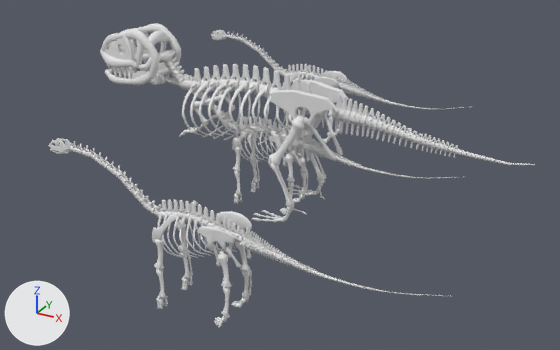
Two versions of the glTF model public/models/fossils-and-skeletons.glb, one commit apart.
Rendered twice from a camera (50 mm lens) standing at (5.78, -10.98, 6.06) and looking at (-0.05, -0.37, 0.76). Every picture has the same lights, and +X, +Y and +Z are marked at lower left. The older version comes first. Where no turn or scale is listed for an object, it has been applied to the vertices. Vertices at exactly the same position are counted once.

Names of what the first picture shows: 'apollonia-study', 'prince-study', 'sk-jaw', 'sk-leg-l', 'sk-neck', 'sk-pelvis', 'sk-ribs', 'sk-skull', 'sk-tail-base', 'sk-tail-tip', 'sk-trunk', 'twinky-study' and 3 more.
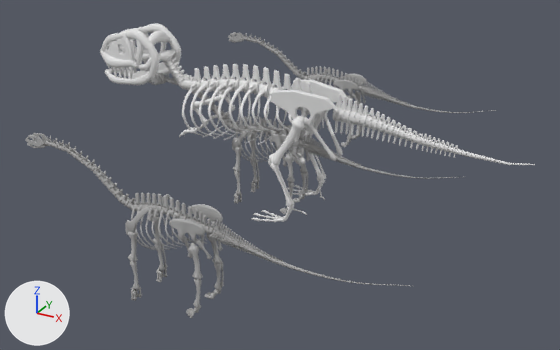
Where the change shows, as pixel boxes (x1, y1, x2, y2) in the pictures (560 x 350 px):
'twinky-study', recoloured, moved: before (48, 138, 452, 328); after (26, 133, 410, 318)
'apollonia-study', recoloured: (149, 73, 450, 214) in both
'prince-study', recoloured, moved: before (211, 30, 464, 144); after (228, 32, 497, 147)

The change, as a list of edits to the scene's bpy script:
```text
Add mat_mineralised_cortex:
    mat_mineralised_cortex = bpy.data.materials.new('mineralised-cortex')
    # nodes: BsdfPrincipled, Mix, OutputMaterial, VertexColor
    # colours: grey #b1b1b1, mixed with the vertex colours
Change me_diplodocid_bones:
    where me_diplodocid_bones.from_pydata(...)  # 33016 vertices, 63443 faces; spans x -1.0..1.0, y -0.13..0.13, z -0.35..0.35
    used by ob_prince_study; location = (-0.85, 3.39, 1.03); scale = (3.0, 3.0, 3.0)
    me_diplodocid_bones part 1: vertex colours changed
    add me_diplodocid_bones.materials.append(mat_mineralised_cortex)
Change ob_prince_study:
    ob_prince_study.location: (-0.85, 3.39, 1.03) -> (-0.39, 3.39, 1.03)
Change ob_twinky_study:
    ob_twinky_study.location: (0.84, -3.39, 1.03) -> (0.39, -3.39, 1.03)
```
